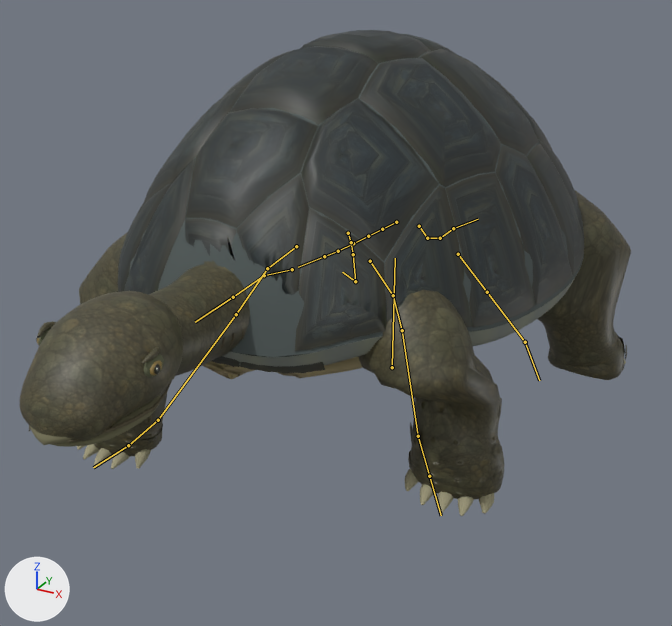
An edit to the glTF model game/public/assets/models/creature/creature_slateback_tortoise.glb, drawn before and after from the same camera.
Both versions are drawn from a 50 mm lens placed at (1.52, -3.03, 1.86), pointed at (0.03, -0.32, 0.5). Lighting does not change. The marker at lower left points along +X, +Y and +Z. The first picture is the older version. Both versions are drawn at frame 2 of the action 'Walk'; the numbers are the values there. The bones that change, and the others that lie on the model, are drawn over the model as lines.

In view in the first picture: 'slateback_beak', 'slateback_claws', 'slateback_eye', 'slateback_eye_socket', 'slateback_mouth', 'slateback_plastron', 'slateback_pupil', 'slateback_scales', 'slateback_scutes_0', 'slateback_scutes_1', 'slateback_scutes_2', 'slateback_shell_edge', 'slateback_shell_seams', 'slateback_skin'.
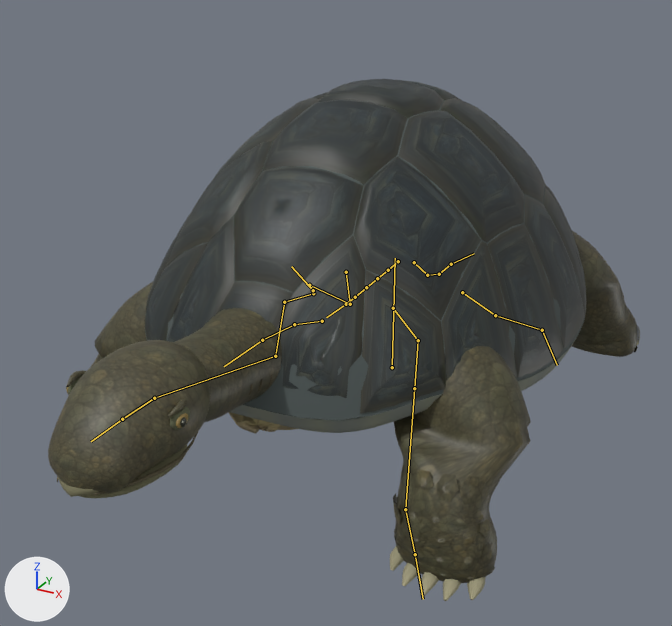
Changed parts and their boxes [x1, y1, x2, y2] in the pictures (672 x 626 px):
'slateback_skin', posed (14% taller)
    before: [20, 190, 631, 499]
    after: [48, 230, 638, 583]
'slateback_scutes_1', posed (9% narrower)
    before: [124, 34, 584, 351]
    after: [167, 80, 585, 414]
'slateback_scutes_2', posed
    before: [118, 30, 584, 374]
    after: [145, 79, 586, 416]
'slateback_scutes_0', posed
    before: [137, 46, 553, 367]
    after: [146, 92, 546, 409]
'slateback_shell_seams', posed (mostly hidden)
    before: [129, 51, 584, 357]
    after: [145, 100, 586, 421]
'slateback_scales', posed (mostly hidden)
    before: [95, 319, 627, 497]
    after: [95, 291, 640, 580]
'slateback_shell_edge', posed (mostly hidden)
    before: [118, 257, 584, 367]
    after: [145, 313, 586, 433]
'slateback_claws', posed
    before: [77, 359, 626, 516]
    after: [390, 341, 639, 601]
'slateback_beak', posed
    before: [30, 394, 161, 447]
    after: [58, 443, 188, 498]
'slateback_plastron', posed
    before: [202, 357, 363, 379]
    after: [229, 412, 297, 434]
'slateback_mouth', posed
    before: [29, 381, 172, 443]
    after: [57, 432, 198, 495]
'slateback_eye_socket', posed (6% taller)
    before: [38, 328, 164, 377]
    after: [68, 378, 190, 430]
'slateback_eye', posed (8% taller)
    before: [36, 337, 162, 375]
    after: [67, 387, 188, 428]
'slateback_pupil', posed (11% taller)
    before: [36, 337, 161, 374]
    after: [66, 386, 187, 427]
bone 'pelvis', root to tip
    before: (396, 222) to (382, 229)
    after: (398, 261) to (388, 270)
bone 'neck_01', root to tip
    before: (292, 269) to (264, 275)
    after: (322, 321) to (294, 324)
bone 'neck_02', root to tip
    before: (264, 275) to (233, 297)
    after: (294, 324) to (262, 340)
bone 'head', root to tip
    before: (233, 297) to (195, 322)
    after: (262, 340) to (224, 366)
bone 'frontleg_scapula_l', root to tip
    before: (370, 261) to (393, 295)
    after: (393, 308) to (418, 340)
bone 'frontleg_hip_l', root to tip
    before: (393, 295) to (402, 330)
    after: (418, 340) to (414, 388)
bone 'frontleg_knee_l', root to tip
    before: (402, 330) to (418, 436)
    after: (414, 388) to (405, 509)
bone 'frontleg_ankle_l', root to tip
    before: (418, 436) to (429, 476)
    after: (405, 509) to (415, 554)
bone 'frontleg_scapula_r', root to tip
    before: (296, 246) to (267, 268)
    after: (313, 293) to (284, 302)
bone 'frontleg_hip_r', root to tip
    before: (267, 268) to (236, 314)
    after: (284, 302) to (275, 356)
bone 'frontleg_knee_r', root to tip
    before: (236, 314) to (158, 420)
    after: (275, 356) to (154, 398)
bone 'frontleg_ankle_r', root to tip
    before: (158, 420) to (128, 445)
    after: (154, 398) to (122, 419)
bone 'frontleg_ball_r', root to tip
    before: (128, 445) to (93, 467)
    after: (122, 419) to (91, 441)
bone 'tail_01', root to tip
    before: (419, 226) to (427, 238)
    after: (414, 262) to (427, 275)
bone 'tail_02', root to tip
    before: (427, 238) to (440, 238)
    after: (427, 275) to (439, 274)
bone 'tail_03', root to tip
    before: (440, 238) to (453, 228)
    after: (439, 274) to (451, 264)
bone 'thigh_l', root to tip
    before: (458, 254) to (487, 292)
    after: (462, 292) to (495, 315)
bone 'calf_l', root to tip
    before: (487, 292) to (525, 342)
    after: (495, 315) to (542, 330)
bone 'hindleg_ankle_l', root to tip
    before: (525, 342) to (539, 380)
    after: (542, 330) to (557, 365)
bone 'thigh_r', root to tip
    before: (348, 233) to (351, 242)
    after: (346, 272) to (350, 304)
bone 'calf_r', root to tip
    before: (351, 242) to (353, 254)
    after: (350, 304) to (309, 285)
bone 'hindleg_ankle_r', root to tip
    before: (353, 254) to (355, 281)
    after: (309, 285) to (313, 290)
bone 'hindleg_ball_r', root to tip
    before: (355, 281) to (342, 272)
    after: (313, 290) to (291, 266)

The change in detail:
Bone 'pelvis' (bone_pelvis) moves from (0.002, 0.0, -0.157) to (0.015, 0.0, 0.013).
Bone 'pelvis' (bone_pelvis) turns from (0, 2, 6) to (0, 0, -3) degrees about its own x, y and z.
Bone 'neck_01' (bone_neck_01) turns from (-5, 0, 8) to (0, -1, -3) degrees about its own x, y and z.
Bone 'neck_02' (bone_neck_02) turns from (-3, 0, 0) to (0, 0, 0) degrees about its own x, y and z.
Bone 'head' (bone_head) turns from (0, 0, 0) to (9, 0, 0) degrees about its own x, y and z.
Bone 'frontleg_scapula_l' (bone_frontleg_scapula_l) turns from (4, -5, -6) to (-5, 5, -1) degrees about its own x, y and z.
Bone 'frontleg_hip_l' (bone_frontleg_hip_l) turns from (36, -31, 60) to (-10, -14, -9) degrees about its own x, y and z.
Bone 'frontleg_knee_l' (bone_frontleg_knee_l) turns from (-37, -43, -54) to (-7, -3, 17) degrees about its own x, y and z.
Bone 'frontleg_ankle_l' (bone_frontleg_ankle_l) turns from (-17, 16, -22) to (-21, 19, -19) degrees about its own x, y and z.
Bone 'frontleg_scapula_r' (bone_frontleg_scapula_r) turns from (-3, -6, -5) to (-5, -24, 27) degrees about its own x, y and z.
Bone 'frontleg_hip_r' (bone_frontleg_hip_r) turns from (-9, 14, -5) to (-52, 14, -18) degrees about its own x, y and z.
Bone 'frontleg_knee_r' (bone_frontleg_knee_r) turns from (-6, 0, -17) to (38, -33, 12) degrees about its own x, y and z.
Bone 'frontleg_ankle_r' (bone_frontleg_ankle_r) turns from (25, -21, -6) to (-15, 17, -3) degrees about its own x, y and z.
Bone 'frontleg_ball_r' (bone_frontleg_ball_r) turns from (16, 11, -3) to (-2, -2, 1) degrees about its own x, y and z.
Bone 'tail_01' (bone_tail_01) turns from (1, 0, 6) to (-1, 0, -13) degrees about its own x, y and z.
Bone 'tail_02' (bone_tail_02) turns from (-1, 0, -4) to (0, 0, 7) degrees about its own x, y and z.
Bone 'tail_03' (bone_tail_03) turns from (0, 0, 0) to (0, 0, -3) degrees about its own x, y and z.
Bone 'thigh_l' (bone_thigh_l) turns from (-11, 25, -11) to (1, 8, 6) degrees about its own x, y and z.
Bone 'calf_l' (bone_calf_l) turns from (-2, -30, -14) to (-7, -2, -1) degrees about its own x, y and z.
Bone 'hindleg_ankle_l' (bone_hindleg_ankle_l) turns from (-27, -5, 6) to (5, 2, 11) degrees about its own x, y and z.
Bone 'thigh_r' (bone_thigh_r) turns from (3, -6, -20) to (-29, -5, 0) degrees about its own x, y and z.
Bone 'calf_r' (bone_calf_r) turns from (-6, -2, 17) to (70, 41, 13) degrees about its own x, y and z.
Bone 'hindleg_ankle_r' (bone_hindleg_ankle_r) turns from (9, -2, 0) to (0, -46, -73) degrees about its own x, y and z.
Bone 'hindleg_ball_r' (bone_hindleg_ball_r) turns from (-1, 17, 0) to (0, 0, 0) degrees about its own x, y and z.
